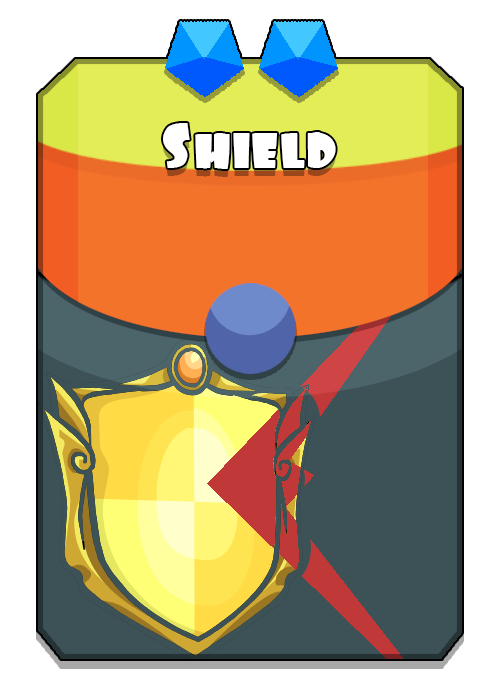
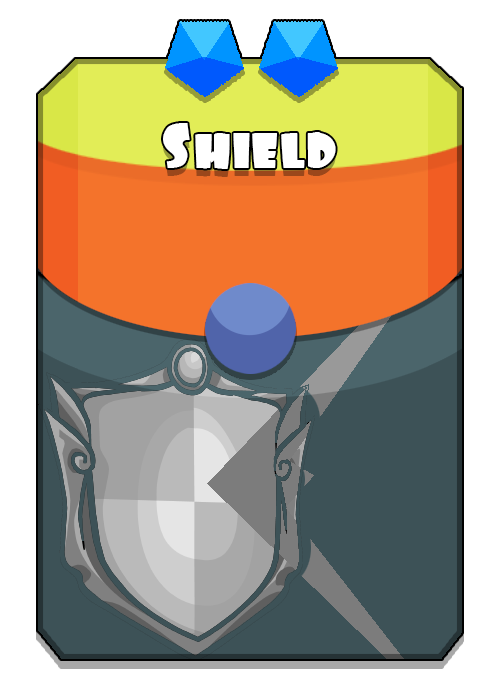
Two versions of the same layered image (500px x 698px). Layer-by-layer changes:
painted on "Capa 9" over 44, 315, 404, 659
